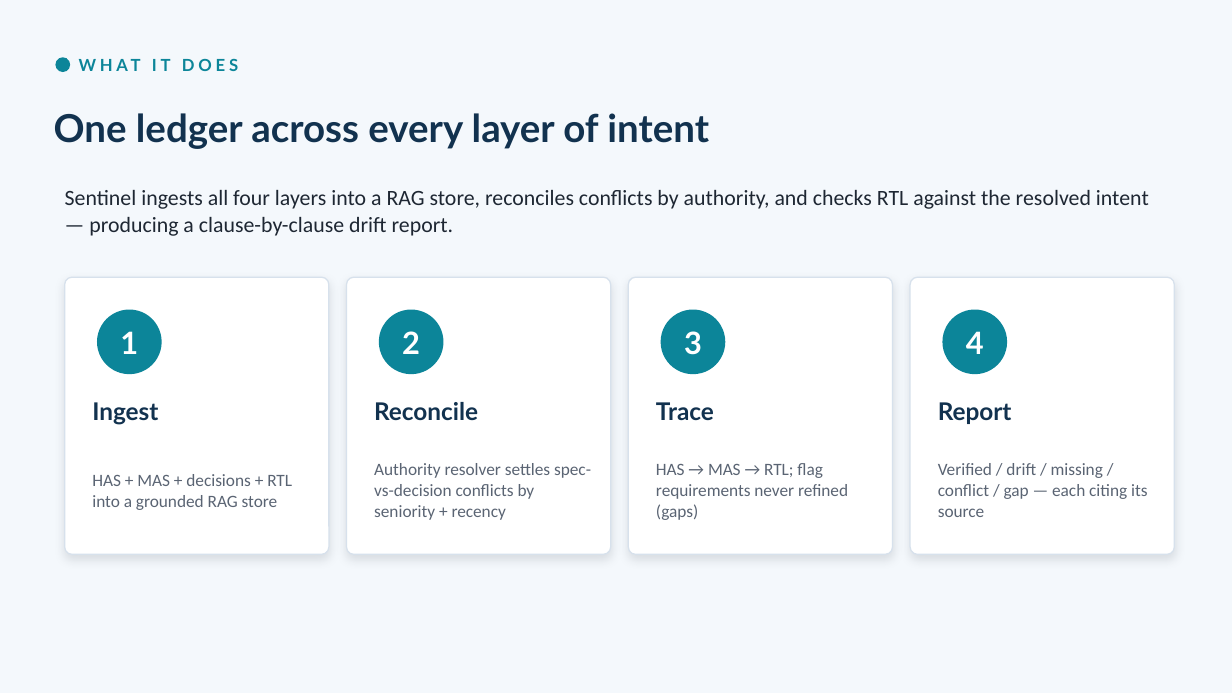
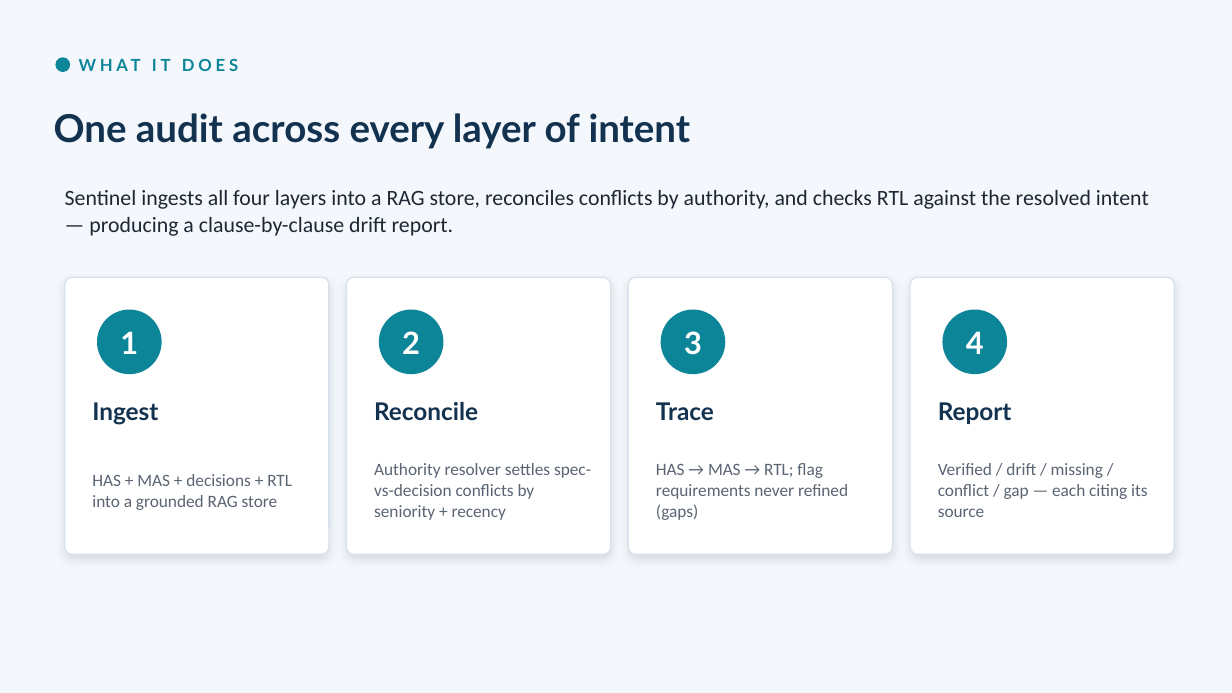
Before and after one commit to mayureshpiske19/spec-rtl-sentinel, a slide deck: slide 4 of presentation/Spec-RTL-Sentinel-Pitch.pptx. Drawn at 1232x693 pixels with LibreOffice and Linux fonts; fonts in the diff are those of the drawing. Boxes give left, top, right and bottom in pixels: in the first picture for what was removed or moved away, otherwise in the second. Text is boxed around its words. In the diff, an @@ line names an element or a change of style, - is before the commit and + after.

```diff
--- a/presentation/Spec-RTL-Sentinel-Pitch.pptx
+++ b/presentation/Spec-RTL-Sentinel-Pitch.pptx
@@ text at (x1=54, y1=113, x2=691, y2=149): text changed @@
-One ledger across every layer of intent
+One audit across every layer of intent
```
Also in this commit, not shown: 2 other slides changed, 13 other files.
